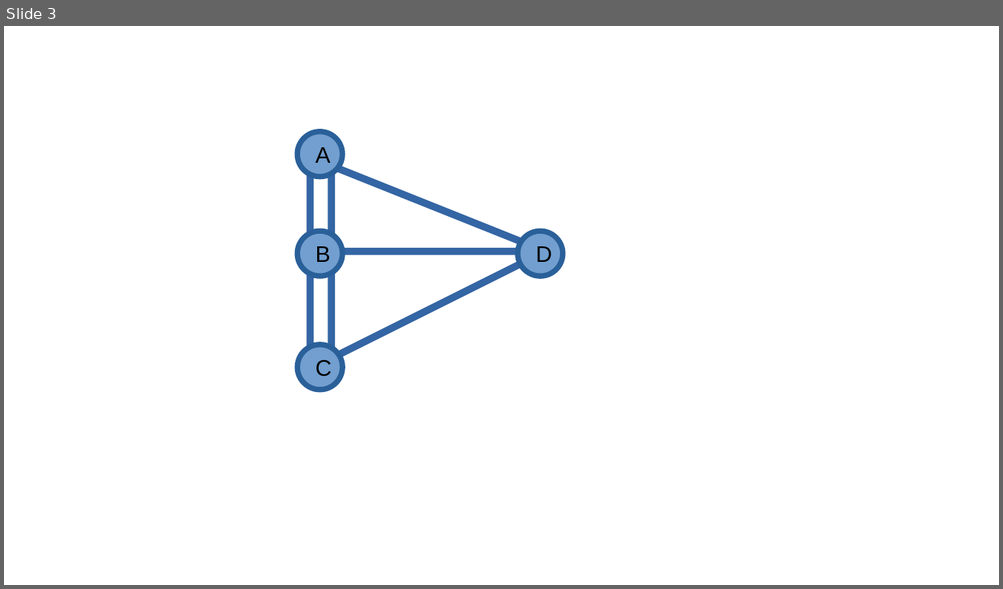
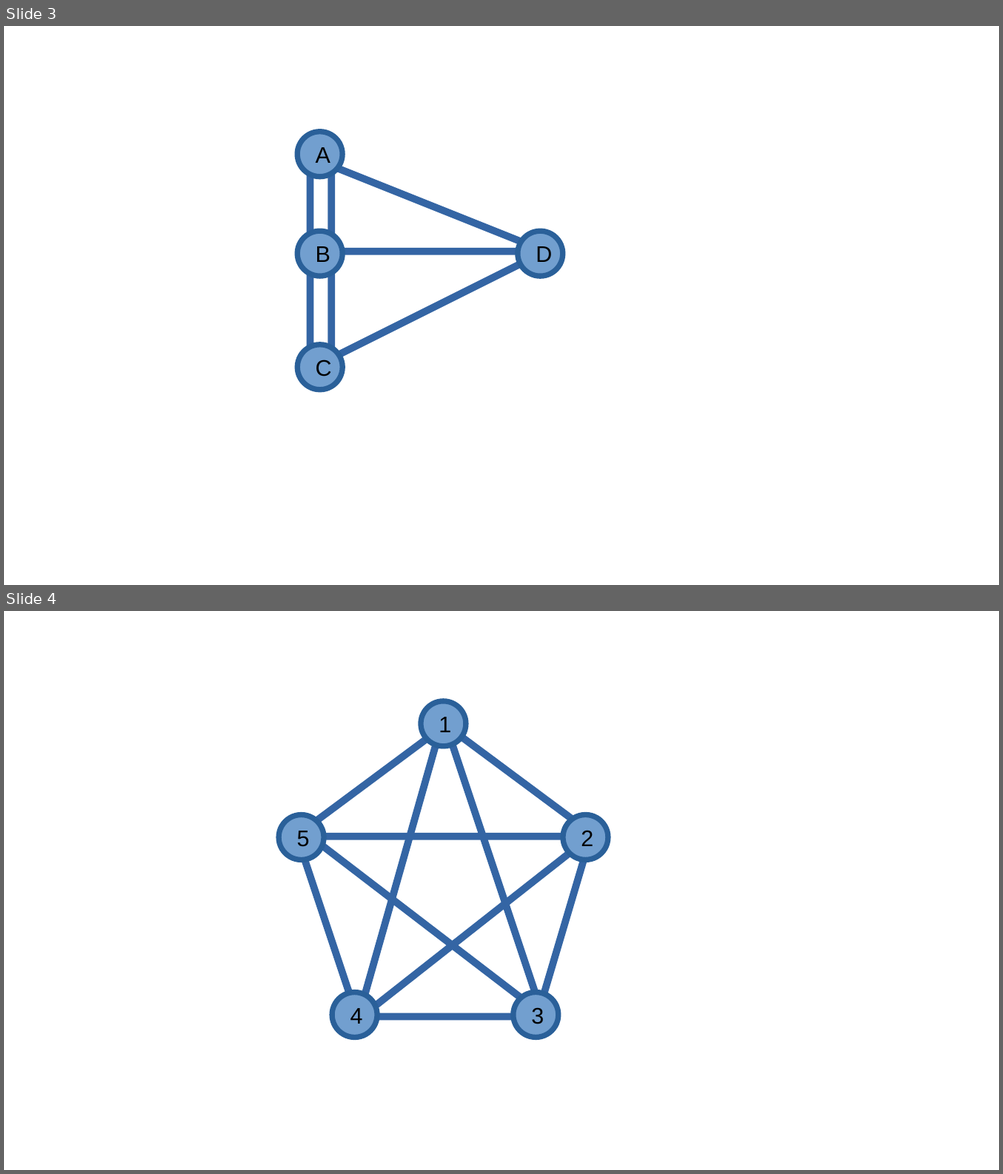
Before and after one commit to SmolLemon/SmolBook, a slide deck: visuals/Slides/eulerian-circuit.odp. Shown one above the other, each under a label of ours: slide 3 before the commit, slides 3 and 4 after it. The pictures are 1003x589 and 1003x1174 pixels, drawn with LibreOffice and Linux fonts; fonts in the diff are those of the drawing. Boxes give left, top, right and bottom in pixels: in the first picture for what was removed or moved away, otherwise in the second. Text is boxed around its words. In the diff, an @@ line names an element or a change of style, - is before the commit and + after.

```diff
--- a/visuals/Slides/eulerian-circuit.odp
+++ b/visuals/Slides/eulerian-circuit.odp
@@ slide 4 added at box(4, 611, 999, 1170), background #FFFFFF @@
@@ ellipse added at box(421, 701, 466, 746), fill #729FCF, outline #2A6099 4.31 pt, 18 pt, text #000000 @@
+1
@@ line added from (310, 826) to (432, 735), #3465A4 5.75 pt @@
@@ line added from (442, 723) to (365, 994), #3465A4 5.75 pt @@
@@ line added from (595, 837) to (442, 723), #3465A4 5.75 pt @@
@@ line added from (452, 743) to (542, 1014), #3465A4 5.75 pt @@
@@ ellipse added at box(279, 815, 324, 860), fill #729FCF, outline #2A6099 4.31 pt, 18 pt, text #000000 @@
+5
@@ ellipse added at box(563, 815, 608, 860), fill #729FCF, outline #2A6099 4.31 pt, 18 pt, text #000000 @@
+2
@@ line added from (310, 837) to (591, 837), #3465A4 5.75 pt @@
@@ line added from (310, 837) to (546, 1017), #3465A4 5.75 pt @@
@@ line added from (591, 837) to (361, 1017), #3465A4 5.75 pt @@
@@ line added from (591, 837) to (538, 1017), #3465A4 5.75 pt @@
@@ line added from (350, 994) to (304, 859), #3465A4 5.75 pt @@
@@ ellipse added at box(333, 993, 378, 1038), fill #729FCF, outline #2A6099 4.31 pt, 18 pt, text #000000 @@
+4
@@ ellipse added at box(513, 993, 558, 1038), fill #729FCF, outline #2A6099 4.31 pt, 18 pt, text #000000 @@
+3
@@ line added from (342, 1017) to (538, 1017), #3465A4 5.75 pt @@
```
Also in this commit, not shown: 3 other slides added, 7 other files.
